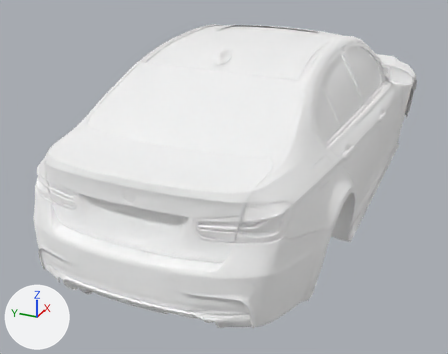
Two versions of the glTF model src/assets/models/f30.glb, one commit apart.
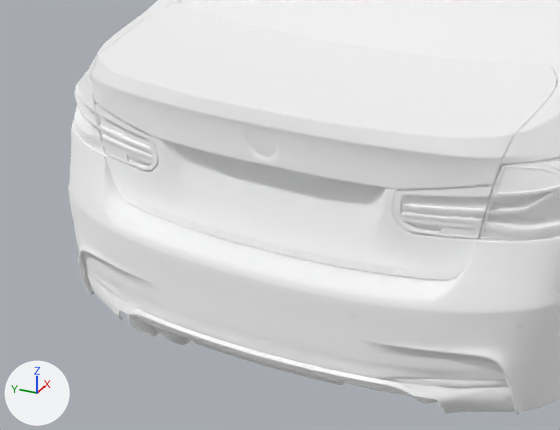
Each version appears first whole from a 50 mm lens placed at (-4.78, -1.64, 2.4), pointed at (-0.46, 0.31, 0.24), and next in a close-up on the part from 0% to 61% of the width and 35% to 95% of the height. Lighting does not change. The marker at lower left points along +X, +Y and +Z. The last two pictures show the newer version. Where no turn or scale is listed for an object, it has been applied to the vertices. Vertices at exactly the same position are counted once.

The scene before the commit, as lines of its bpy script (objects in view):
```python
ob_body = bpy.data.objects.new('body', me_body)
ob_body.location = (-0.13, -0.003, 0.824)
ob_trunk = bpy.data.objects.new('trunk', me_trunk)
ob_trunk.location = (-2.022, -0.003, 0.879)
```
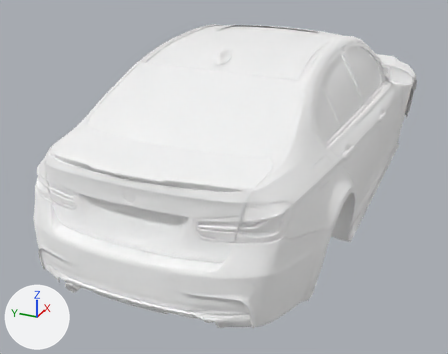
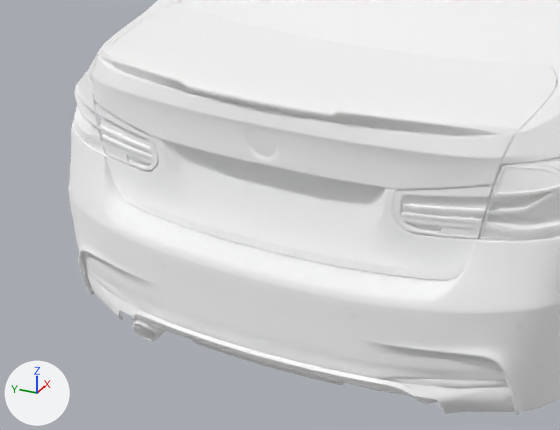
Where the newer file only moved an object's origin or applied its transform, the numbers keep the older frame.

Pixel boxes [x1, y1, x2, y2] of what changed, in the close-ups (560 x 430 px; the box of a moved part takes in the faces that stretch with it):
part 1 of me_body, deleted: before [158, 328, 191, 345]
part 2 of me_body, moved or reshaped: before [128, 309, 160, 336]; after [132, 319, 165, 342]
part 3 of me_trunk, added: after [99, 50, 515, 135]

What the commit changed:
me_body is used by ob_body; location (-0.13, -0.003, 0.824).
me_body had 167187 vertices, 292506 faces and spanned x -2.33..2.33, y -0.93..0.93, z -0.66..0.66.
me_body now has 167055 vertices, 292286 faces and spans x -2.33..2.33, y -0.93..0.93, z -0.66..0.66.
me_body part 1: the loose piece of 132 vertices spanning x -2.29..-2.16, y 0.26..0.35, z -0.53..-0.43 is deleted.
me_body part 2: 14 vertices moved from x -2.28..-2.26, y 0.36..0.46, z -0.52..-0.47 to x -2.28..-2.26, y 0.37..0.45, z -0.54..-0.49; 115 vertices removed from x -2.29..-2.16, y 0.36..0.46, z -0.53..-0.43; 115 vertices added at x -2.29..-2.18, y 0.37..0.45, z -0.54..-0.46.
me_trunk is used by ob_trunk; location (-2.022, -0.003, 0.879).
me_trunk had 9806 vertices, 17980 faces and spanned x -0.338..0.338, y -0.642..0.642, z -0.234..0.234.
me_trunk now has 9980 vertices, 18286 faces and spans x -0.345..0.338, y -0.642..0.642, z -0.234..0.236.
me_trunk part 3: a new loose piece of 176 vertices spanning x -0.345..-0.159, y -0.622..0.624, z 0.166..0.236, in mat_gloss (white #ffffff).
Other edits to the shape of me_trunk do not show in these pictures.
me_trunk gains material mat_gloss (white #ffffff).
